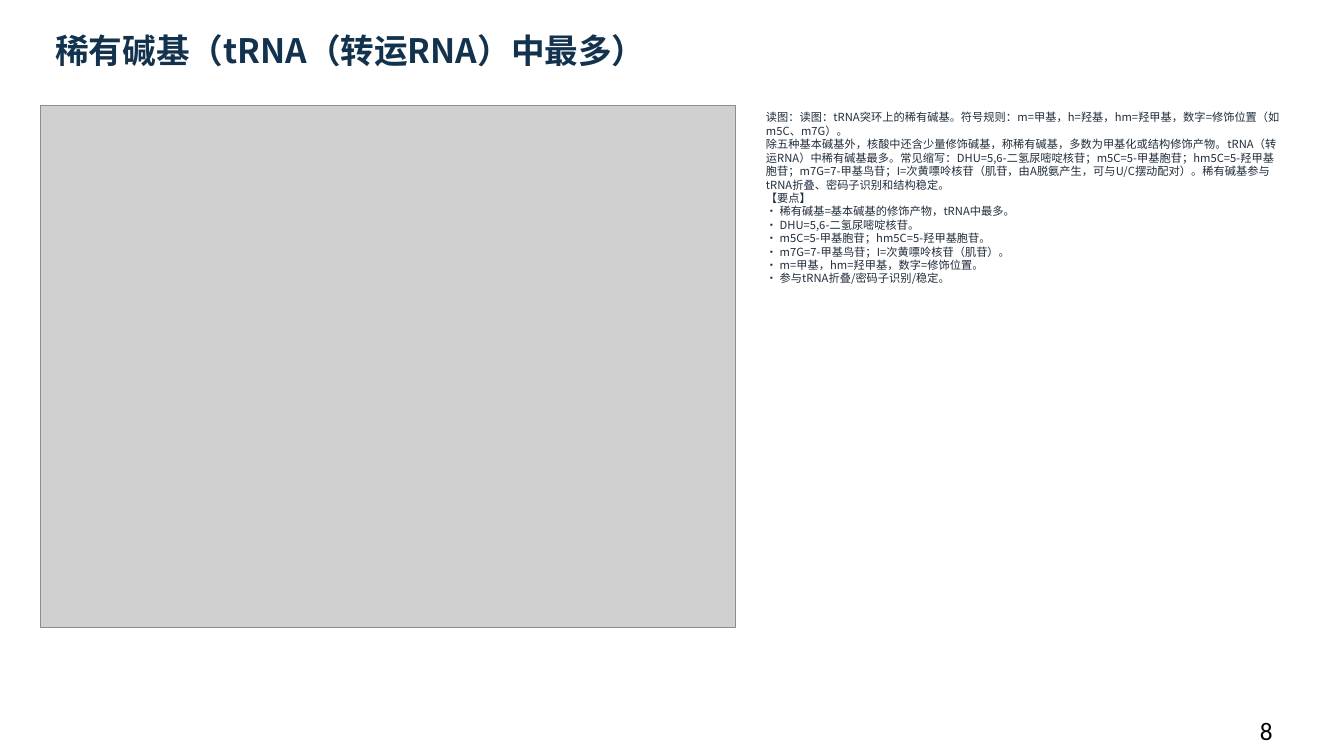
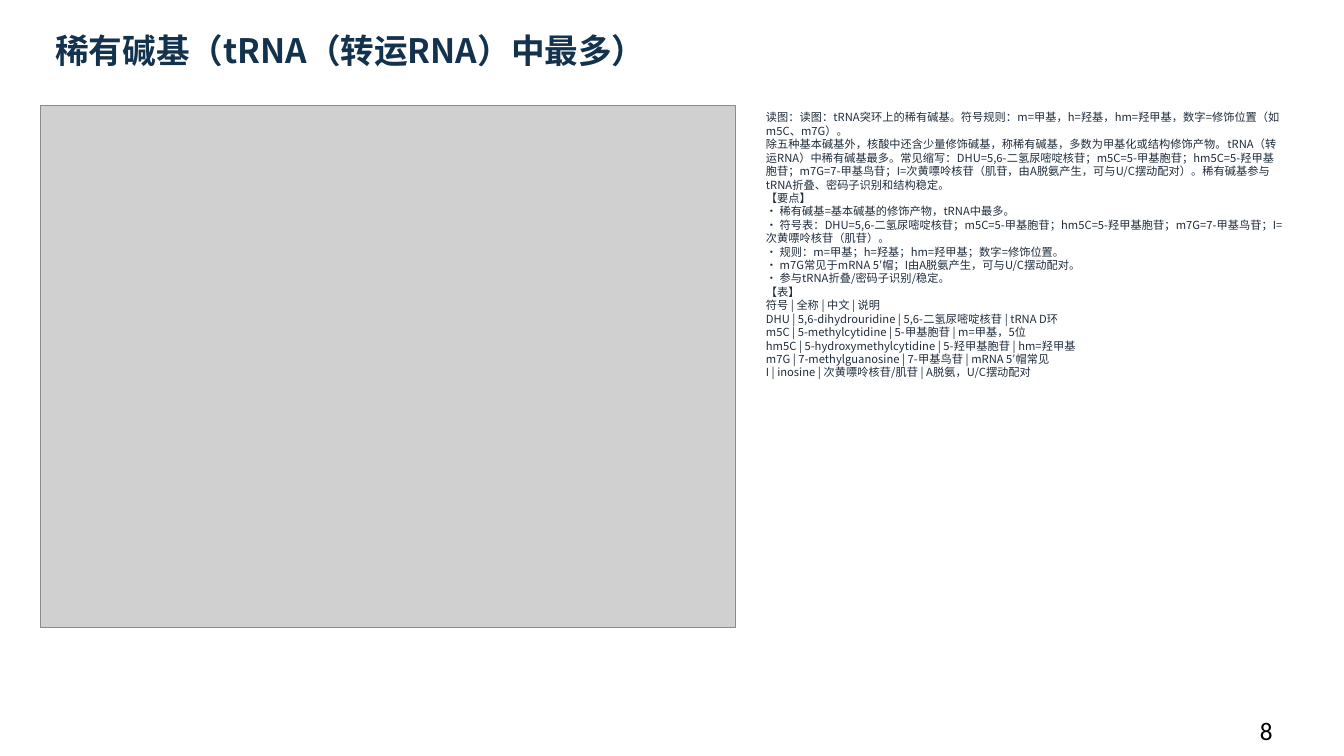
Before and after one commit to newkan-li/Biochemistry, a slide deck: slide 8 of downloads/bc11-ai-style.pptx. Drawn at 1344x756 pixels with LibreOffice and Linux fonts; fonts in the diff are those of the drawing; grey boxes stand for pictures. Boxes give left, top, right and bottom in pixels: in the first picture for what was removed or moved away, otherwise in the second. Text is boxed around its words. In the diff, an @@ line names an element or a change of style, - is before the commit and + after.

```diff
--- a/downloads/bc11-ai-style.pptx
+++ b/downloads/bc11-ai-style.pptx
@@ text at (766,111,1283,378): text changed @@
-读图：读图：tRNA突环上的稀有碱基。符号规则：m=甲基，h=羟基，hm=羟甲基，数字=修饰位置（如m5C、m7G）。
-除五种基本碱基外，核酸中还含少量修饰碱基，称稀有碱基，多数为甲基化或结构修饰产物。tRNA（转运RNA）中稀有碱基最多。常见缩写：DHU=5,6-二氢尿嘧啶核苷；m5C=5-甲基胞苷；hm5C=5-羟甲基胞苷；m7G=7-甲基鸟苷；I=次黄嘌呤核苷（肌苷，由A脱氨产生，可与U/C摆动配对）。稀有碱基参与tRNA折叠、密码子识别和结构稳定。
-【要点】
-• 稀有碱基=基本碱基的修饰产物，tRNA中最多。
-• DHU=5,6-二氢尿嘧啶核苷。
-• m5C=5-甲基胞苷；hm5C=5-羟甲基胞苷。
-• m7G=7-甲基鸟苷；I=次黄嘌呤核苷（肌苷）。
-• m=甲基，hm=羟甲基，数字=修饰位置。
-• 参与tRNA折叠/密码子识别/稳定。
+读图：读图：tRNA突环上的稀有碱基。符号规则：m=甲基，h=羟基，hm=羟甲基，数字=修饰位置（如m5C、m7G）。
+除五种基本碱基外，核酸中还含少量修饰碱基，称稀有碱基，多数为甲基化或结构修饰产物。tRNA（转运RNA）中稀有碱基最多。常见缩写：DHU=5,6-二氢尿嘧啶核苷；m5C=5-甲基胞苷；hm5C=5-羟甲基胞苷；m7G=7-甲基鸟苷；I=次黄嘌呤核苷（肌苷，由A脱氨产生，可与U/C摆动配对）。稀有碱基参与tRNA折叠、密码子识别和结构稳定。
+【要点】
+• 稀有碱基=基本碱基的修饰产物，tRNA中最多。
+• 符号表：DHU=5,6-二氢尿嘧啶核苷；m5C=5-甲基胞苷；hm5C=5-羟甲基胞苷；m7G=7-甲基鸟苷；I=次黄嘌呤核苷（肌苷）。
+• 规则：m=甲基；h=羟基；hm=羟甲基；数字=修饰位置。
+• m7G常见于mRNA 5′帽；I由A脱氨产生，可与U/C摆动配对。
+• 参与tRNA折叠/密码子识别/稳定。
+【表】
+符号 | 全称 | 中文 | 说明
+DHU | 5,6-dihydrouridine | 5,6-二氢尿嘧啶核苷 | tRNA D环
+m5C | 5-methylcytidine | 5-甲基胞苷 | m=甲基，5位
+hm5C | 5-hydroxymethylcytidine | 5-羟甲基胞苷 | hm=羟甲基
+m7G | 7-methylguanosine | 7-甲基鸟苷 | mRNA 5′帽常见
+I | inosine | 次黄嘌呤核苷/肌苷 | A脱氨，U/C摆动配对
```
Also in this commit, not shown: 3 other files.
